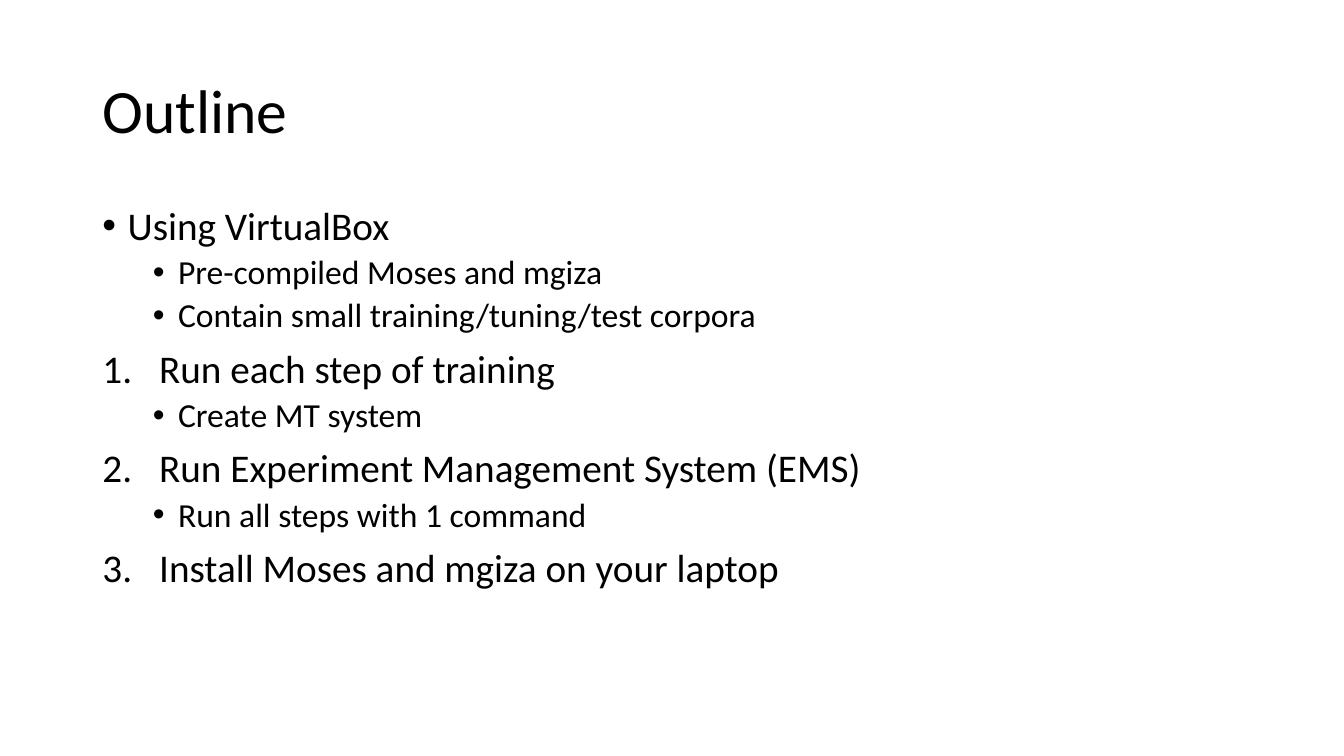
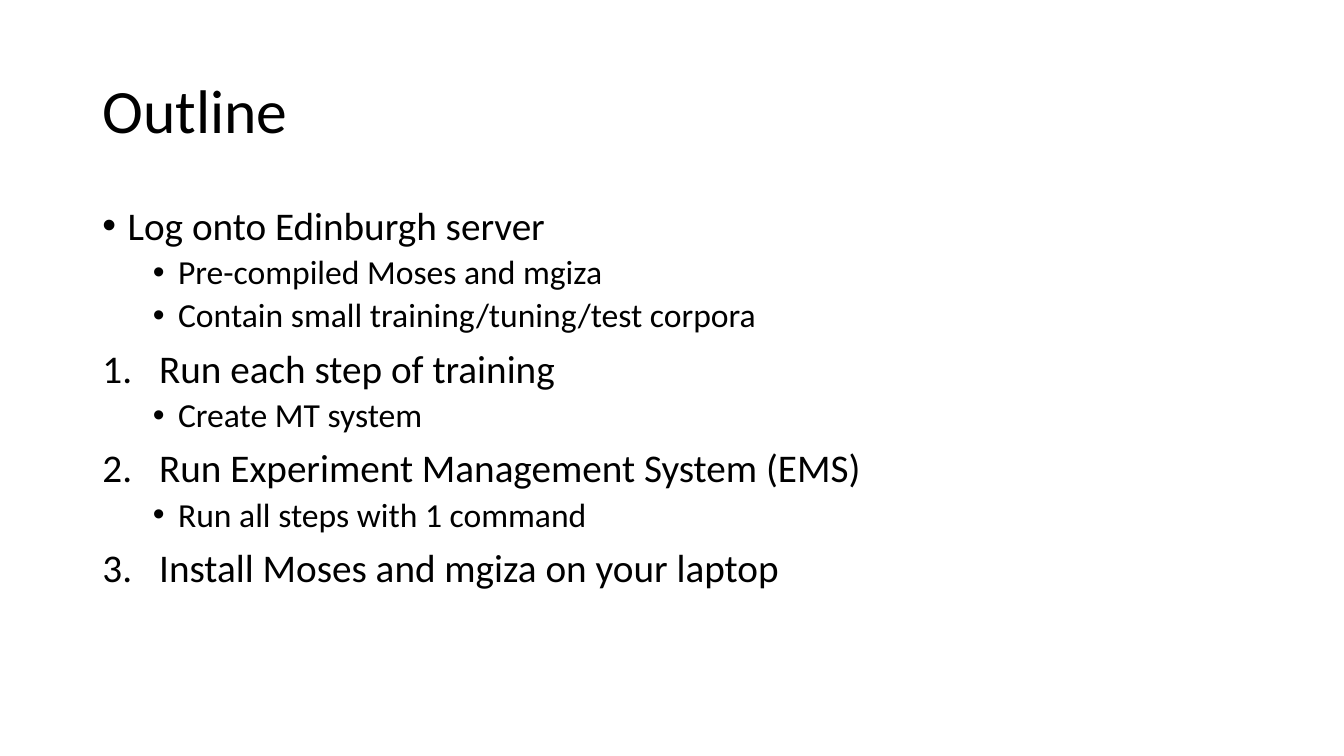
Before and after one commit to hieuhoang/papers, a slide deck: slide 2 of mtma16/slides.pptx. Drawn at 1344x756 pixels with LibreOffice and Linux fonts; fonts in the diff are those of the drawing. Boxes give left, top, right and bottom in pixels: in the first picture for what was removed or moved away, otherwise in the second. Text is boxed around its words. In the diff, an @@ line names an element or a change of style, - is before the commit and + after.

```diff
--- a/mtma16/slides.pptx
+++ b/mtma16/slides.pptx
@@ text at bbox=[128, 212, 545, 247]: text changed @@
-• Using VirtualBox
+• Log onto Edinburgh server
```
Also in this commit, not shown: 5 other slides changed, 8 slides added, 1 other file.
